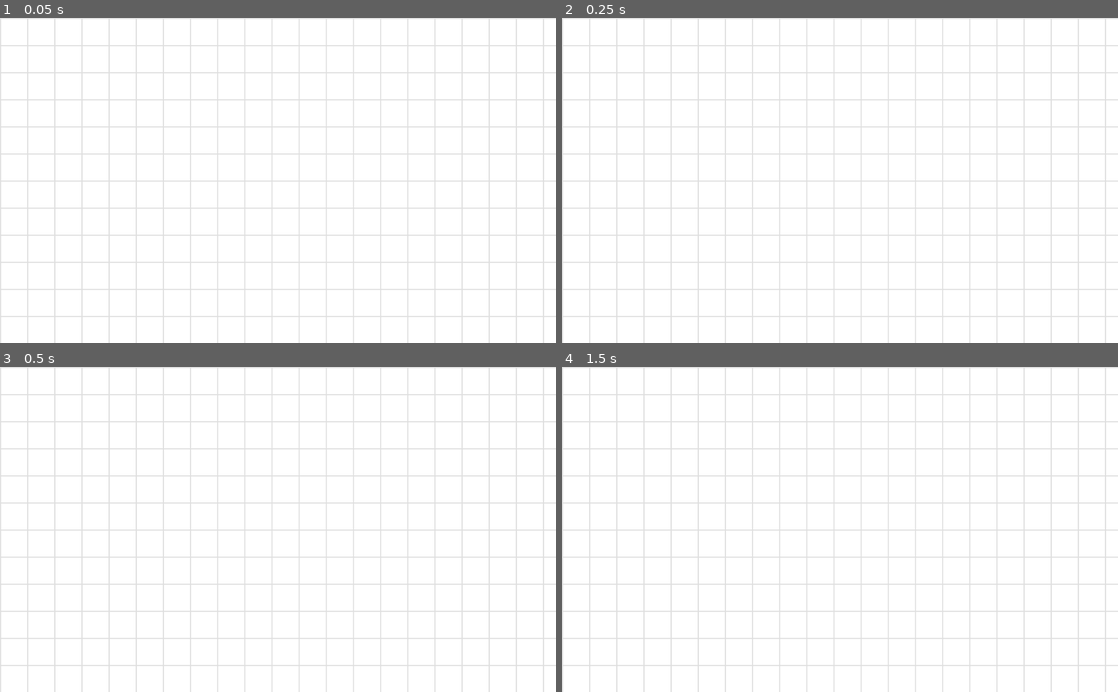
Above: before the commit, frames 1-4 (two rows, left to right).
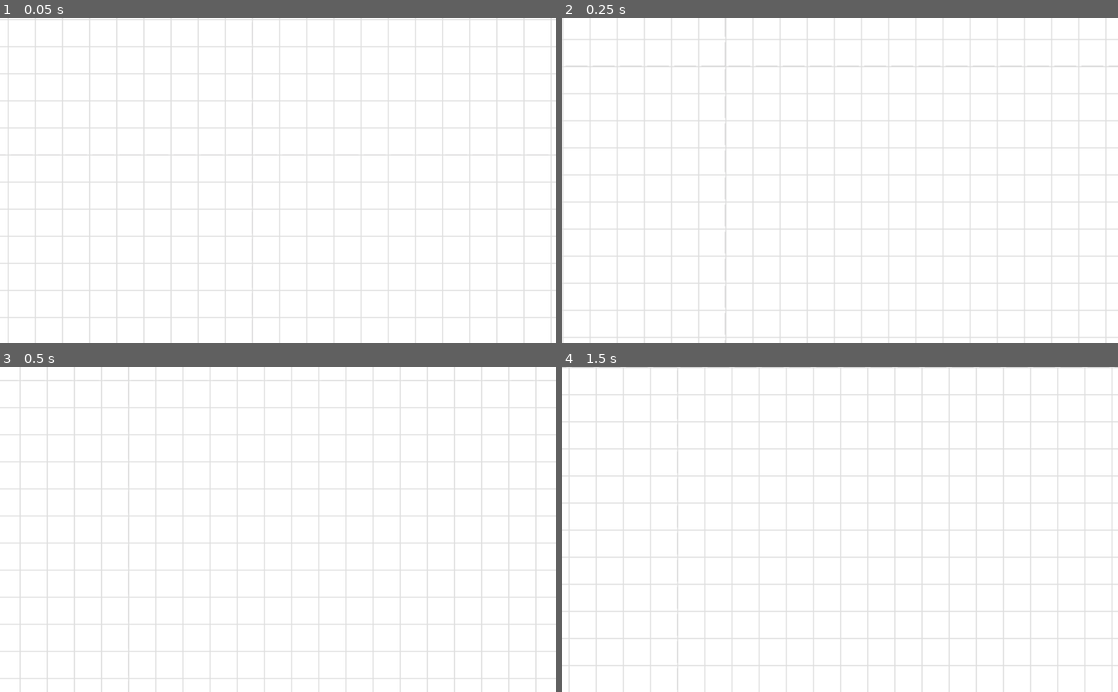
Above: after the commit, the same moments.

Repository: creikey/tank-royale
Game: Godot game, scene res://Main.tscn
Two runs of this game, one before a commit and one after it. Both use one fixed random seed, a clock stepped at 60 frames per second and the inputs below. This scene is started directly instead of the project's main scene.
Inputs:
- Up to frame 1 (0.05 s): no input
- Up to frame 2 (0.25 s): no input
- Up to frame 3 (0.5 s): no input
- Up to frame 4 (1.5 s): hold D (g_right) 0.53-1.28 s; hold S (g_down) from 1.28 s (still down)

The runs differ from the first frame. In frame 1, 11% of the frame differs, in the area x 0-100%, y 0-100%; in frame 2, 5.1%; in frame 3, 11%; in frame 4, 5.7%.

Commit message:
Add global game camera

Diff:
--- /dev/null
+++ b/src/CameraTarget.gd
@@ -0,0 +1,20 @@
+extends Node2D
+
+var cur_target: Node2D = null
+#var map_size: Vector2 = Vector2(1000, 1000)
+
+func _process(delta):
+	if cur_target != null:
+		global_position = cur_target.global_position
+		return
+
+	var map_size := LobbySingleton.map_size
+	var wall_length := LobbySingleton.wall_length
+
+	var total_map_size: Vector2 = Vector2(map_size, map_size)*wall_length
+	var map_center: Vector2 = total_map_size/2.0
+
+	global_position = map_center
+	var screen_height: float = get_viewport().size.y
+	var zoom_factor: float = total_map_size.y / screen_height
+	$Camera2D.zoom = Vector2(zoom_factor, zoom_factor)
--- a/src/GeneratedMap.gd
+++ b/src/GeneratedMap.gd
@@ -1,9 +1,8 @@
 extends Node2D
-
-const map_size := 15
 
 export (PackedScene) var maze_cell_body_pack
 export (NodePath) var players_path
+export (NodePath) var camera_target_path
 
 #class Cell:
 #	var left_barrier := true
@@ -23,6 +22,7 @@
 remote var cell_data: Array = []
 
 func _empty_map_array() -> Array:
+	var map_size := LobbySingleton.map_size
 	var to_return: Array = []
 	to_return.resize(map_size)
 	for row in to_return.size():
@@ -33,6 +33,8 @@
 	return to_return
 
 func generate_map():
+	var map_size := LobbySingleton.map_size
+	var wall_length := LobbySingleton.wall_length
 	randomize()
 
 	# construct the maze
@@ -54,7 +56,7 @@
 				cell_data[row + 1][column]["top_barrier"] = false
 				cell_data[row][column]["bottom_barrier"] = false
 
-	var maze_wall_length: float = maze_cell_body_pack.instance().wall_length # this is bad but idc
+#	var maze_wall_length: float = maze_cell_body_pack.instance().wall_length # this is bad but idc
 
 	var available_spawn_points = []
 	available_spawn_points.resize(map_size)
@@ -77,7 +79,7 @@
 
 		print(id,"	",row,"	",column)
 
-		id_to_spawnpoint[id] = Vector2(row, column)*maze_wall_length + Vector2(maze_wall_length, maze_wall_length)/2.0
+		id_to_spawnpoint[id] = Vector2(row, column)*wall_length + Vector2(wall_length, wall_length)/2.0
 
 		# remove the spawnpoint current player is spawning on
 		available_spawn_points[row].remove(column)
@@ -91,10 +93,10 @@
 	rpc("add_maze_bodies")
 	rpc("spawn_players")
 
-func spawn_player(peer_id: int, info: Dictionary, is_my_player: bool, spawnpoint: Vector2):
+func spawn_player(peer_id: int, info: Dictionary, is_my_player: bool, spawnpoint: Vector2) -> Node2D:
 	var cur_player = preload("res://Player.tscn").instance()
 	cur_player.set_name(str(peer_id))
-	cur_player.get_node("Camera2D").current = is_my_player
+#	cur_player.get_node("Camera2D").current = is_my_player
 	cur_player.set_network_master(peer_id)
 
 	cur_player.modulate = info["color"]
@@ -102,18 +104,22 @@
 
 	get_node(players_path).add_child(cur_player)
 	cur_player.position = spawnpoint
+	return cur_player
 
 remotesync func spawn_players():
 	var my_id: int = get_tree().get_network_unique_id()
 	if my_id != 1:
-		spawn_player(my_id, LobbySingleton.my_info, true, id_to_spawnpoint[my_id])
+		var my_player := spawn_player(my_id, LobbySingleton.my_info, true, id_to_spawnpoint[my_id])
+		get_node(camera_target_path).cur_target = my_player
+
 	for id in LobbySingleton.player_info.keys():
 		spawn_player(id, LobbySingleton.player_info[id], false, id_to_spawnpoint[id])
 
 remotesync func add_maze_bodies():
+	var wall_length := LobbySingleton.wall_length
 	for row in cell_data.size():
 		for column in cell_data[row].size():
 			var cur_maze_cell_body = maze_cell_body_pack.instance()
 			add_child(cur_maze_cell_body)
-			cur_maze_cell_body.position = Vector2(column, row)*cur_maze_cell_body.wall_length
+			cur_maze_cell_body.position = Vector2(column, row)*wall_length
 			cur_maze_cell_body.cell_data = cell_data[row][column]
--- a/src/LobbySingleton.gd
+++ b/src/LobbySingleton.gd
@@ -5,6 +5,9 @@
 const port = 443
 const max_players = 4
 const url = "wss://a-hoy.club:" + str(port)
+
+const map_size := 15
+const wall_length = 200.0
 
 signal player_info_updated
 
--- a/src/Main.tscn
+++ b/src/Main.tscn
@@ -1,9 +1,10 @@
-[gd_scene load_steps=5 format=2]
+[gd_scene load_steps=6 format=2]
 
 [ext_resource path="res://GeneratedMap.gd" type="Script" id=1]
 [ext_resource path="res://grid.png" type="Texture" id=2]
 [ext_resource path="res://GridBackground.gd" type="Script" id=3]
 [ext_resource path="res://MazeCellBody.tscn" type="PackedScene" id=4]
+[ext_resource path="res://CameraTarget.gd" type="Script" id=5]
 
 [node name="Main" type="Node2D"]
 
@@ -22,5 +23,13 @@
 script = ExtResource( 1 )
 maze_cell_body_pack = ExtResource( 4 )
 players_path = NodePath("../ Players")
+camera_target_path = NodePath("../CameraTarget")
 
 [node name=" Players" type="Node2D" parent="."]
+
+[node name="CameraTarget" type="Node2D" parent="."]
+script = ExtResource( 5 )
+
+[node name="Camera2D" type="Camera2D" parent="CameraTarget"]
+current = true
+smoothing_enabled = true
--- a/src/MazeCellBody.gd
+++ b/src/MazeCellBody.gd
@@ -1,6 +1,5 @@
 extends StaticBody2D
 
-const wall_length = 200.0
 const line_thickness = 8.0
 
 export var line_color = Color()
@@ -12,6 +11,7 @@
 	update()
 
 func _ready():
+	var wall_length := LobbySingleton.wall_length
 	$LeftWall.shape.b.y = wall_length
 	$RightWall.position.x = wall_length
 	$TopWall.shape.b.x = wall_length
@@ -19,6 +19,7 @@
 	update()
 
 func _draw():
+	var wall_length := LobbySingleton.wall_length
 	if cell_data == null:
 		return
 	if not has_node("LeftWall"):
